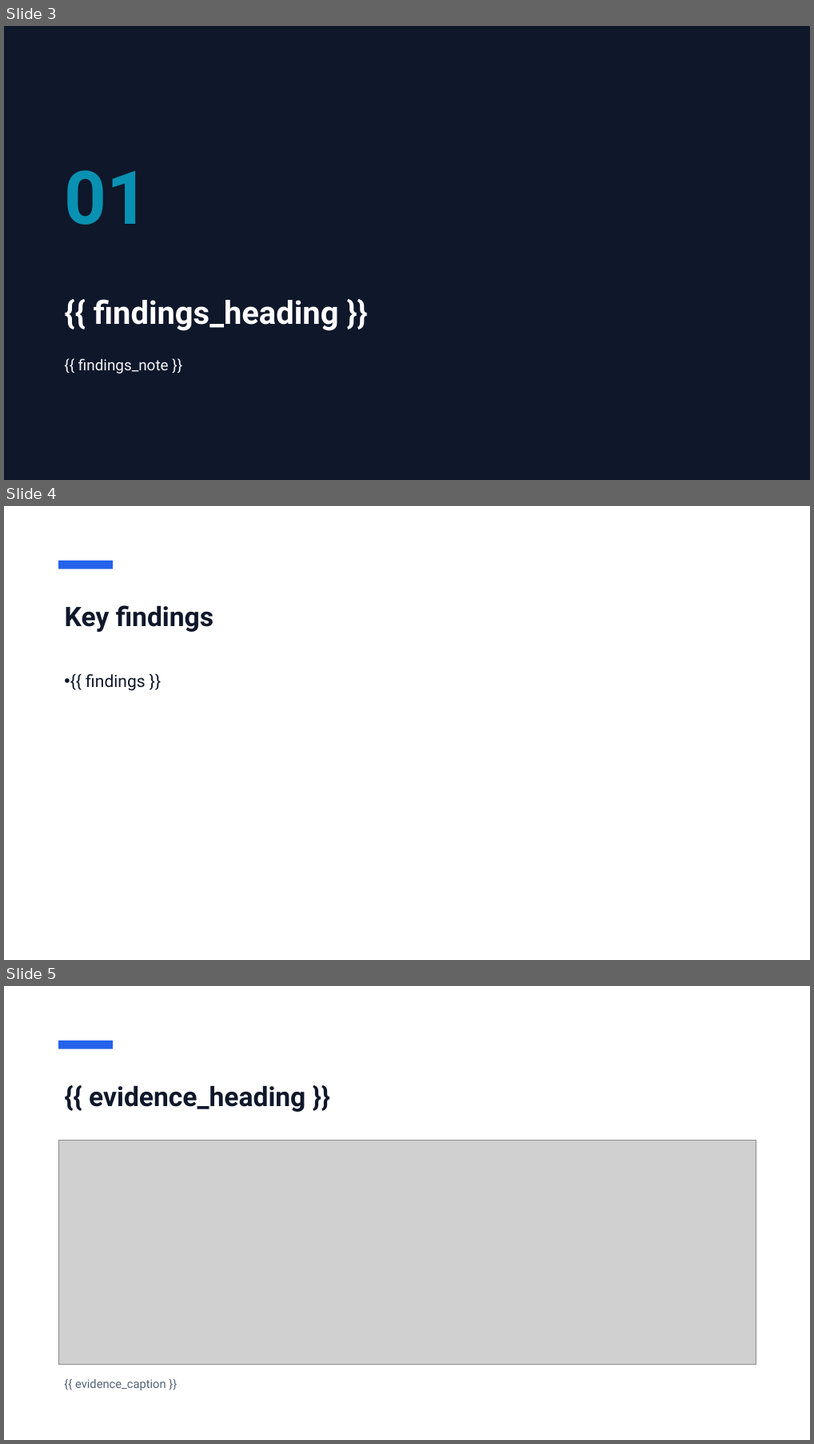
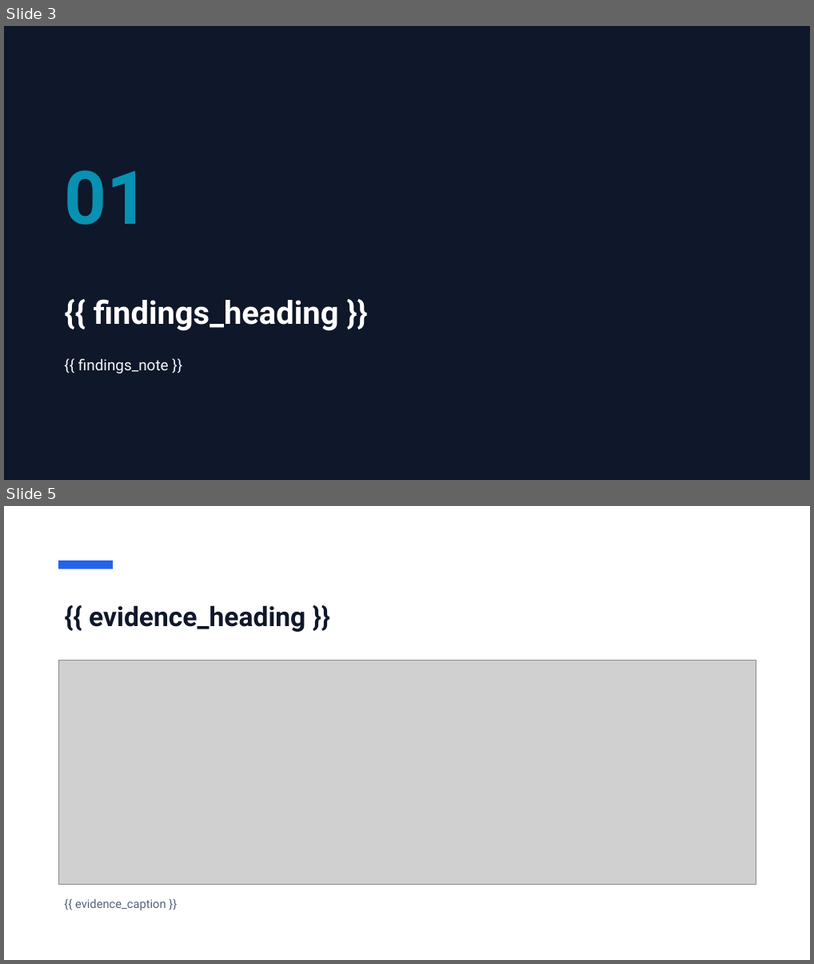
Before and after one commit to DolfusNegunda/doc_skills, a slide deck: building-document-templates/registry/_builtin/report_out/template.pptx. Shown one above the other, each under a label of ours: slides 3, 4 and 5 before the commit, slides 3 and 5 after it; the slides between them are not shown. The pictures are 814x1444 and 814x964 pixels, drawn with LibreOffice and Linux fonts; fonts in the diff are those of the drawing; grey boxes stand for pictures. Boxes give left, top, right and bottom in pixels: in the first picture for what was removed or moved away, otherwise in the second. Text is boxed around its words. In the diff, an @@ line names an element or a change of style, - is before the commit and + after.

```diff
--- a/building-document-templates/registry/_builtin/report_out/template.pptx
+++ b/building-document-templates/registry/_builtin/report_out/template.pptx
@@ slide 4 removed at (4,506,810,960), background #FFFFFF @@
@@ rectangle removed at (58,560,113,569) @@
@@ title removed at (65,605,214,632) @@
-Key findings
@@ text removed at (86,674,145,691) @@
-• {{ findings }}
```
Also in this commit, not shown: 1 slide added, 11 other files.
